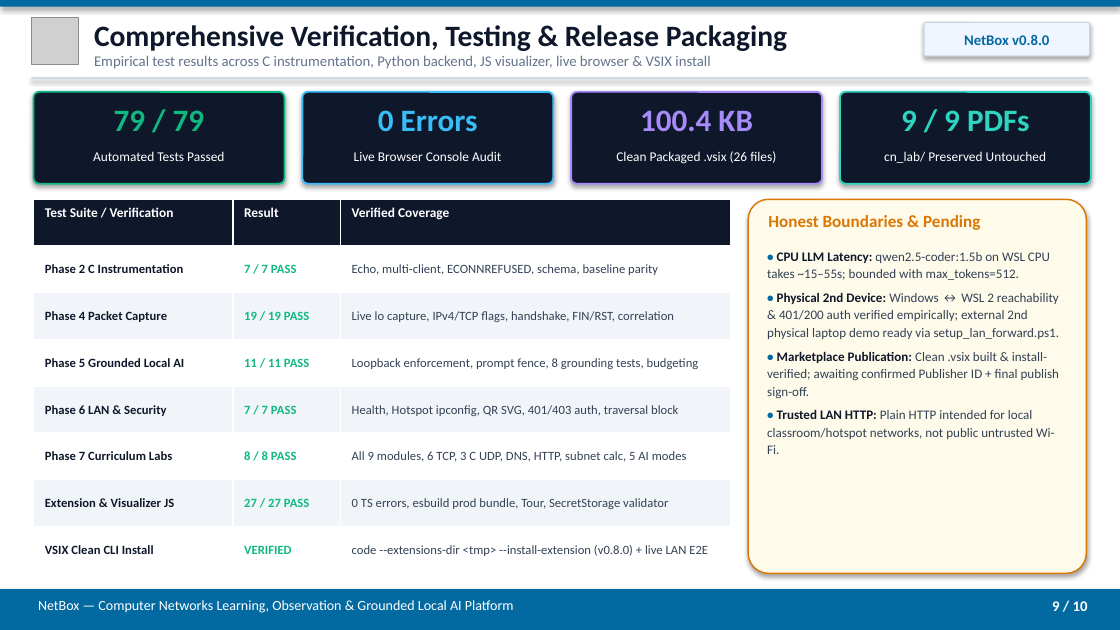
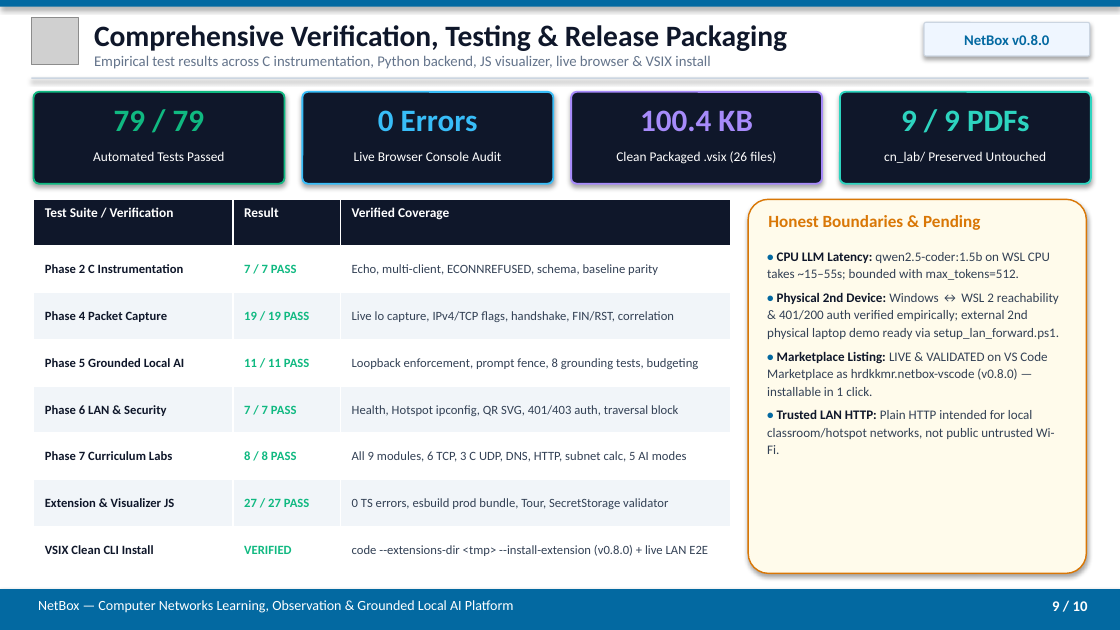
Before and after one commit to hrdkkmr/netbox, a slide deck: slide 9 of NetBox_Presentation.pptx. Drawn at 1120x630 pixels with LibreOffice and Linux fonts; fonts in the diff are those of the drawing; grey boxes stand for pictures. Boxes give left, top, right and bottom in pixels: in the first picture for what was removed or moved away, otherwise in the second. Text is boxed around its words. In the diff, an @@ line names an element or a change of style, - is before the commit and + after.

Commit message:
Publish NetBox v0.8.0 to VS Code Marketplace (hrdkkmr.netbox-vscode)

```diff
--- a/NetBox_Presentation.pptx
+++ b/NetBox_Presentation.pptx
@@ text at (767, 352, 1047, 396): text changed @@
-• Marketplace Publication: Clean .vsix built & install-verified; awaiting confirmed Publisher ID + final publish sign-off.
+• Marketplace Listing: LIVE & VALIDATED on VS Code Marketplace as hrdkkmr.netbox-vscode (v0.8.0) — installable in 1 click.
```
Also in this commit, not shown: 1 other slide changed, 4 other files.
